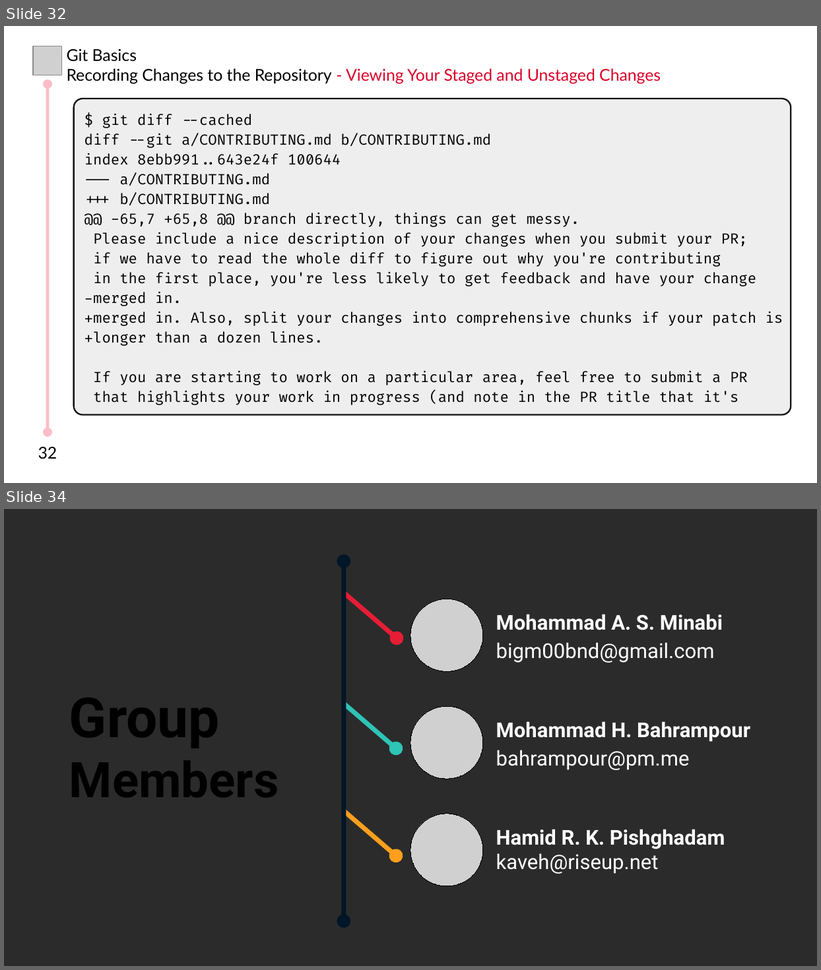
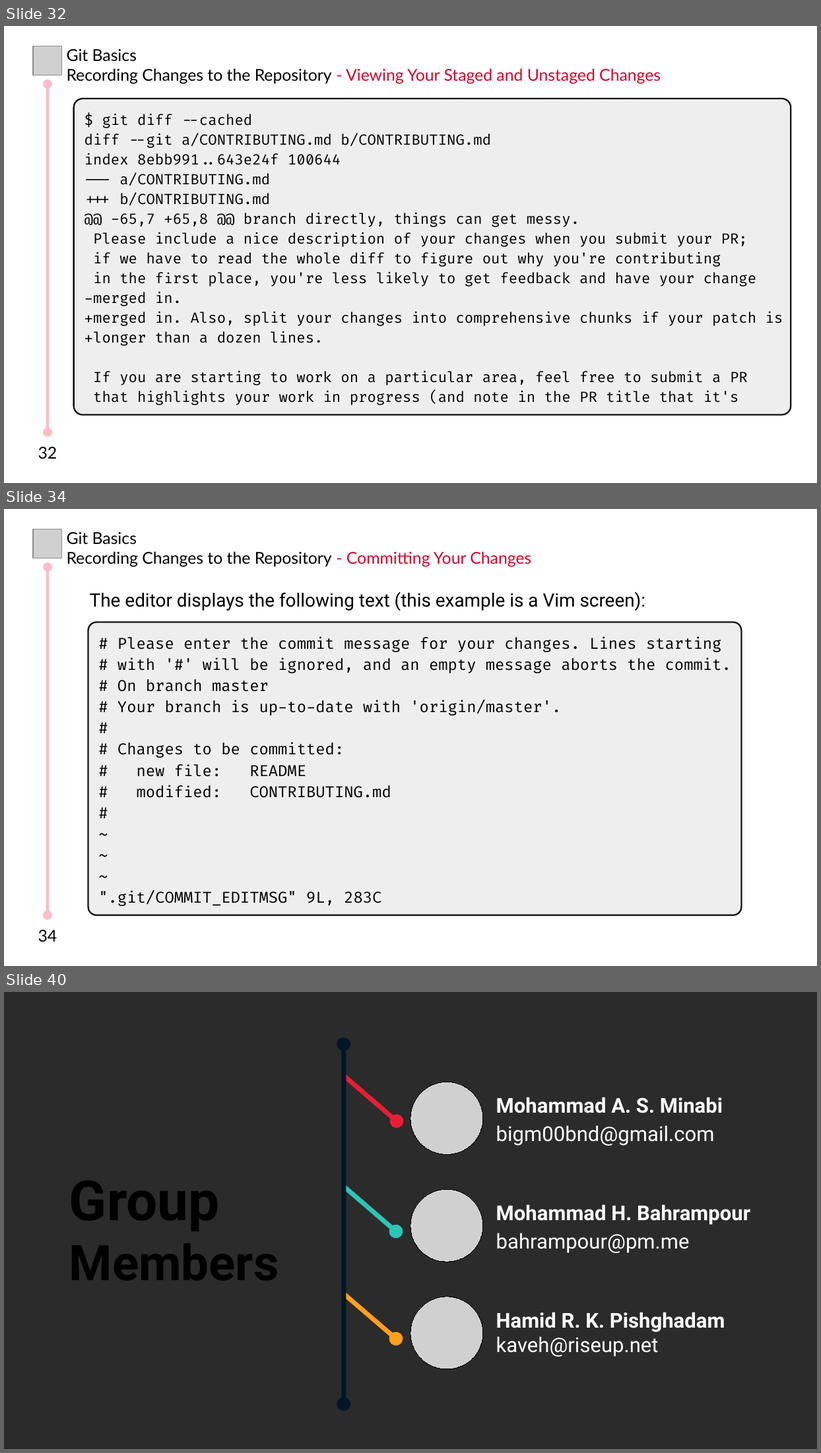
Before and after one commit to MHBahrampour/git-presentation-files, a slide deck: Chapter 2/Chapter 2.odp. Shown one above the other, each under a label of ours: slides 32 and 34 before the commit, slides 32, 34 and 40 after it; the slides between them are not shown. The pictures are 821x970 and 821x1453 pixels, drawn with LibreOffice and Linux fonts; fonts in the diff are those of the drawing; grey boxes stand for pictures; background and template pictures are left out; a plain dark background stands for a picture behind light text. Boxes give left, top, right and bottom in pixels: in the first picture for what was removed or moved away, otherwise in the second. Text is boxed around its words. In the diff, an @@ line names an element or a change of style, - is before the commit and + after.

```diff
--- a/Chapter 2/Chapter 2.odp
+++ b/Chapter 2/Chapter 2.odp
@@ slide 34 added at (x1=4, y1=509, x2=817, y2=966), background #FFFFFF @@
@@ picture added at (x1=33, y1=529, x2=61, y2=559) @@
@@ text added at (x1=67, y1=532, x2=531, y2=567), 16 pt, text #000000 @@
+Git Basics
+Recording Changes to the Repository - Committing Your Changes
@@ double arrow added from (48, 567) to (48, 916), #FCBDC8 3 pt @@
@@ text added at (x1=90, y1=592, x2=646, y2=611), 18 pt, text #000000 @@
+The editor displays the following text (this example is a Vim screen):
@@ rounded rectangle added at (x1=88, y1=623, x2=742, y2=916), fill #EEEEEE, outline #151515 1.5 pt, 15 pt, text #000000 @@
+# Please enter the commit message for your changes. Lines starting
+# with '#' will be ignored, and an empty message aborts the commit.
+# On branch master
+# Your branch is up-to-date with 'origin/master'.
+#
+# Changes to be committed:
+# new file: README
+# modified: CONTRIBUTING.md
+#
+~
+~
+~
+".git/COMMIT_EDITMSG" 9L, 283C
@@ text added at (x1=38, y1=930, x2=57, y2=943), 16 pt, text #000000 @@
+34
@@ what was slide 34 is now slide 40 @@
```
Also in this commit, not shown: 1 slide changed, 5 other slides added.
